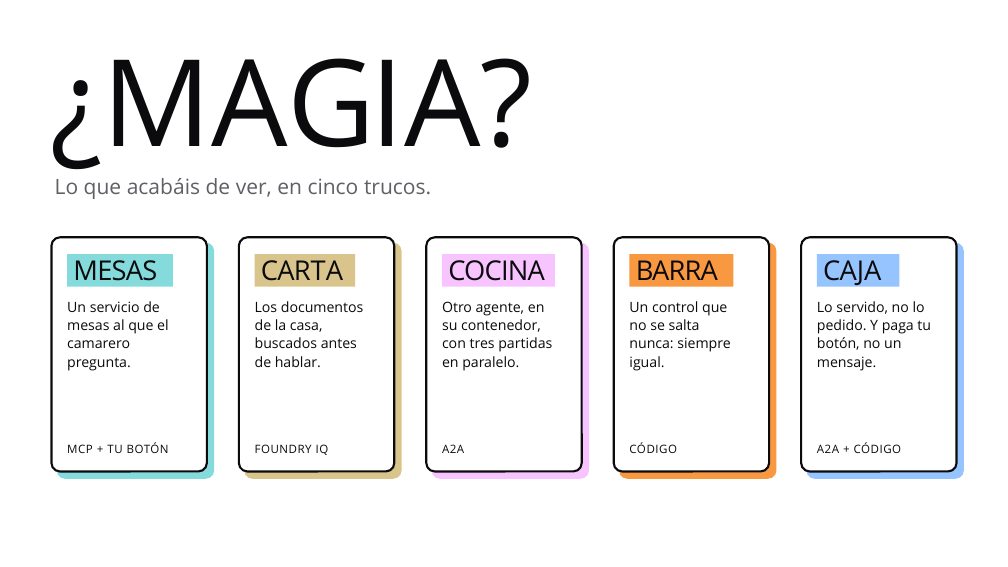
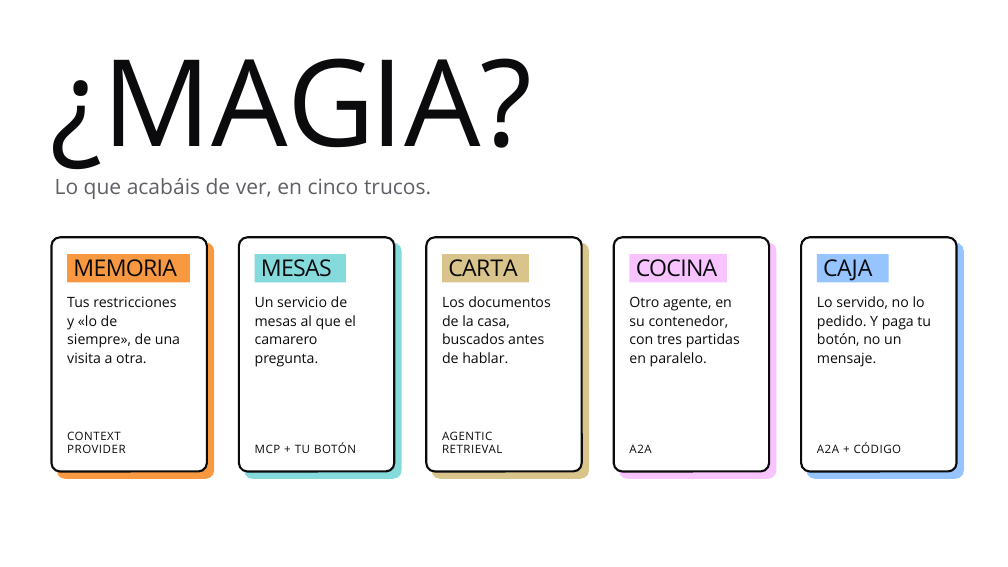
Before and after one commit to dsanchor/morcillaconf, a slide deck: slide 10 of docs/charla/no-es-magia.pptx. Drawn at 1008x567 pixels with LibreOffice and Linux fonts; fonts in the diff are those of the drawing. Boxes give left, top, right and bottom in pixels: in the first picture for what was removed or moved away, otherwise in the second. Text is boxed around its words. In the diff, an @@ line names an element or a change of style, - is before the commit and + after.

```diff
--- a/docs/charla/no-es-magia.pptx
+++ b/docs/charla/no-es-magia.pptx
@@ rounded rectangle at [57, 243, 214, 479]: fill #85DADC to #F89841 @@
@@ rectangle added at [67, 254, 190, 283], fill #F89841, 22 pt, text #0B0B0D @@
+MEMORIA
@@ rounded rectangle at [244, 243, 402, 479]: fill #D9C58B to #85DADC @@
@@ rectangle "MESAS" at [255, 254, 346, 283]: size 26 to 22 pt, letter spacing -0.8 to -0.7 pt; line spacing 26pt to 22pt @@
@@ rectangle "MESAS": place and size @@
-rectangle "MESAS" at [67, 254, 173, 287]
+rectangle "MESAS" at [255, 254, 346, 283]
@@ rounded rectangle at [432, 243, 589, 479]: fill #F8C4FF to #D9C58B @@
@@ rectangle "CARTA": place and size @@
-rectangle "CARTA" at [255, 254, 355, 287]
+rectangle "CARTA" at [442, 254, 529, 283]
@@ rectangle "CARTA" at [442, 254, 529, 283]: size 26 to 22 pt; letter spacing -0.8 to -0.7 pt, letter spacing -2.8 to -2.4 pt in "CARTA"; line spacing 26pt to 22pt @@
@@ rounded rectangle at [619, 243, 777, 479]: fill #F89841 to #F8C4FF @@
@@ rectangle "COCINA": place and size @@
-rectangle "COCINA" at [442, 254, 555, 287]
+rectangle "COCINA" at [630, 254, 727, 283]
@@ rectangle "COCINA" at [630, 254, 727, 283]: size 26 to 22 pt, letter spacing -0.8 to -0.7 pt; line spacing 26pt to 22pt @@
@@ rectangle removed at [630, 254, 734, 287] @@
-BARRA
@@ rectangle "CAJA": place and size @@
-rectangle "CAJA" at [817, 254, 900, 287]
+rectangle "CAJA" at [817, 254, 889, 283]
@@ rectangle "CAJA" at [817, 254, 889, 283]: size 26 to 22 pt; letter spacing -0.8 to -0.7 pt, letter spacing -1.4 to -1.2 pt in "CAJA"; line spacing 26pt to 22pt @@
@@ text added at [67, 296, 180, 363], 13.5 pt, text #0B0B0D @@
+Tus restricciones
+y «lo de
+siempre», de una
+visita a otra.
@@ text "Un servicio de mesas al ...": place and size @@
-text "Un servicio de mesas al ..." at [67, 301, 168, 371]
+text "Un servicio de mesas al ..." at [255, 296, 356, 367]
@@ text "Los documentos de la casa, ...": place and size @@
-text "Los documentos de la casa, ..." at [255, 301, 364, 367]
+text "Los documentos de la casa, ..." at [442, 296, 551, 363]
@@ text "Otro agente, en su contenedor, ...": place and size @@
-text "Otro agente, en su contenedor, ..." at [442, 301, 552, 371]
+text "Otro agente, en su contenedor, ..." at [629, 296, 740, 367]
@@ text "Lo servido, no lo pedido. ...": place and size @@
-text "Lo servido, no lo pedido. ..." at [817, 301, 931, 371]
+text "Lo servido, no lo pedido. ..." at [817, 296, 931, 367]
@@ text removed at [629, 301, 730, 371] @@
-Un control que
-no se salta
-nunca: siempre
-igual.
@@ text at [67, 431, 125, 453]: text changed @@
-MCP + TU BOTÓN
+CONTEXT
+PROVIDER
@@ text at [255, 442, 356, 453]: text changed @@
-FOUNDRY IQ
+MCP + TU BOTÓN
@@ text at [442, 431, 502, 453]: text changed @@
-A2A
+AGENTIC
+RETRIEVAL
@@ text at [629, 444, 651, 453]: text changed @@
-CÓDIGO
+A2A
```
Also in this commit, not shown: 14 other slides changed, 3 slides added, 3 slides removed, 2 other files.
